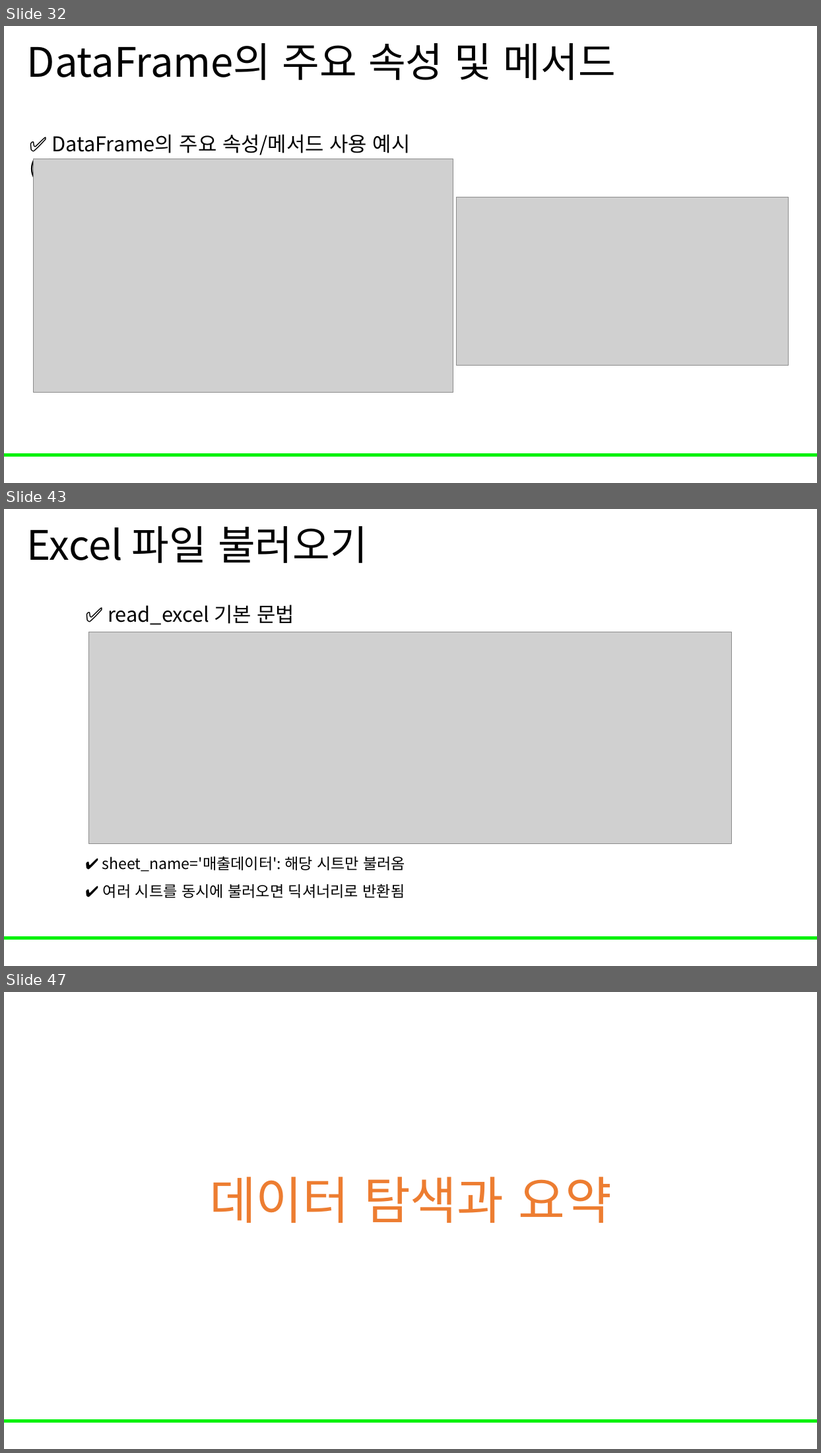
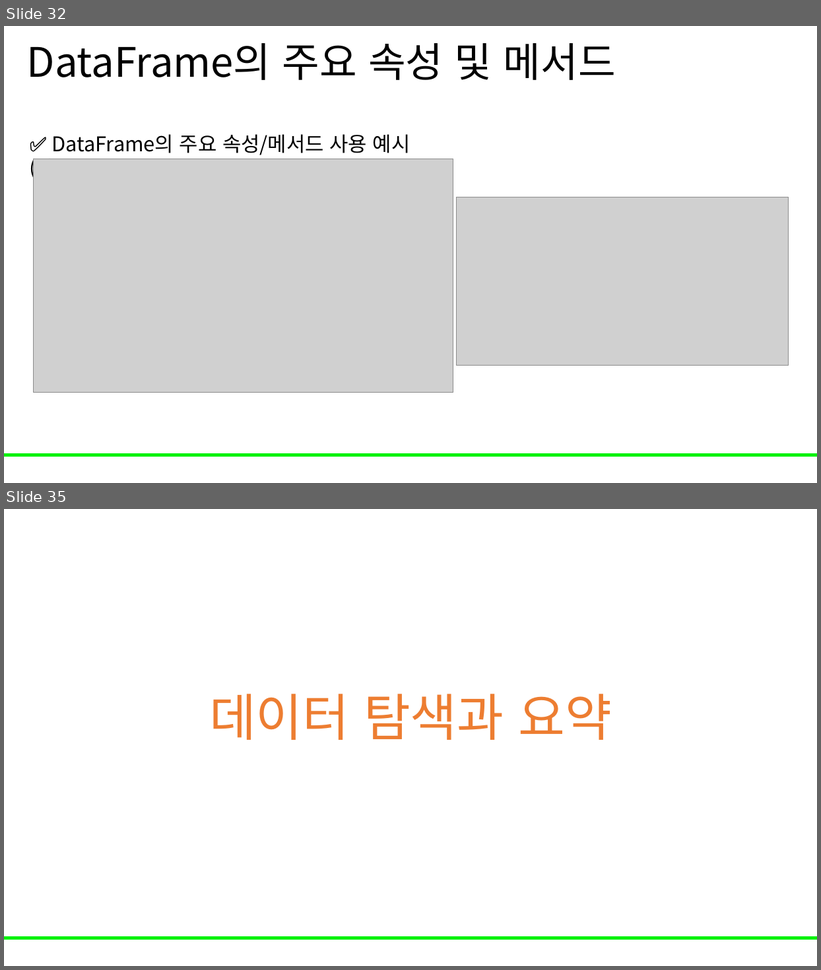
Before and after one commit to Leader-Lesson/KDT_RE_5th, a slide deck: material/3_데이터분석/04_pandas.pptx. Shown one above the other, each under a label of ours: slides 32, 43 and 47 before the commit, slides 32 and 35 after it; the slides between them are not shown. The pictures are 821x1453 and 821x970 pixels, drawn with LibreOffice and Linux fonts; fonts in the diff are those of the drawing; grey boxes stand for pictures; background and template pictures are left out. Boxes give left, top, right and bottom in pixels: in the first picture for what was removed or moved away, otherwise in the second. Text is boxed around its words. In the diff, an @@ line names an element or a change of style, - is before the commit and + after.

```diff
--- a/material/3_데이터분석/04_pandas.pptx
+++ b/material/3_데이터분석/04_pandas.pptx
@@ slide 43 removed at (4, 509, 817, 966), background #FFFFFF; not listed: 1 template element that a slide beside it also shows @@
@@ title removed at (27, 526, 368, 563) @@
-Excel 파일 불러오기
@@ text removed at (108, 605, 295, 625) @@
-✅ read_excel 기본 문법
@@ picture removed at (88, 632, 732, 844) @@
@@ text removed at (85, 857, 405, 898) @@
-✔️ sheet_name='매출데이터': 해당 시트만 불러옴
-✔️ 여러 시트를 동시에 불러오면 딕셔너리로 반환됨
@@ what was slide 47 is now slide 35 @@
```
Also in this commit, not shown: 13 slides changed, 11 other slides removed, 2 other files.
